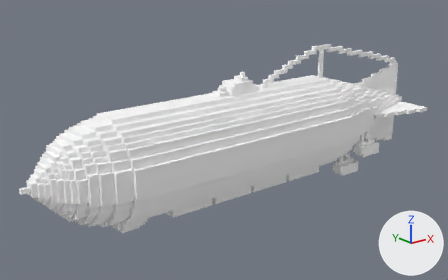
One commit to the OBJ model Assets/Models/Enemies/dreadnought_wo_movables.obj: the scene before it, then after it.
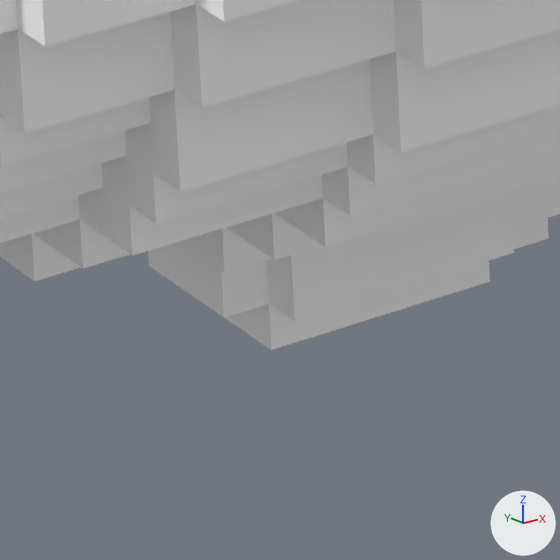
Each version is shown whole from a camera (50 mm lens) standing at (-104.5, -118.8, 64.7) and looking at (-6.4, 3.8, 15.6), then close up on the part from 22% to 33% of the width and 73% to 90% of the height. The axes (+X, +Y, +Z) are drawn at lower right. The lights are the same throughout. Where no turn or scale is listed for an object, it has been applied to the vertices. Vertices at the same position are counted once.

Before the edit, the objects in view are built like this:
```python
me_dreadnought_wo_movables = bpy.data.meshes.new('dreadnought_wo_movables')
me_dreadnought_wo_movables.from_pydata(...)  # 3870 vertices, 7764 faces; spans x -63.0..63.0, y -12.5..12.5, z 0.0..38.0
me_dreadnought_wo_movables.materials.append(mat_palette)  # its picture is missing
ob_dreadnought_wo_movables = bpy.data.objects.new('dreadnought_wo_movables', me_dreadnought_wo_movables)
ob_dreadnought_wo_movables.location = (0.0, 0.0, 0.0)
```
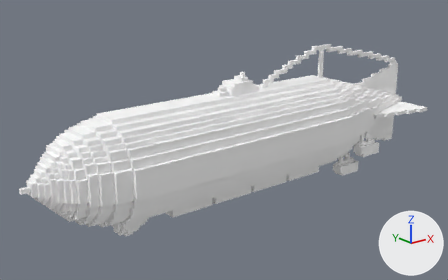
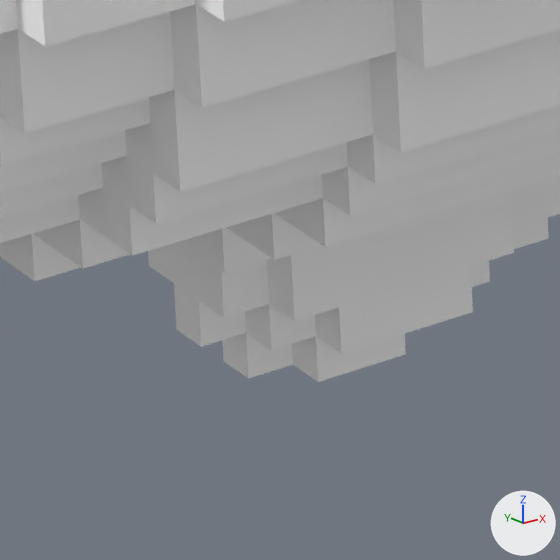
The newer file is also turned or shifted as a whole; pictures and numbers use the older file's frame.

Boxes (x1, y1, x2, y2) around the edits, measured in the close-ups (560 x 560 px):
'dreadnought_wo_movables', reshaped
    before: (0, 0, 560, 350)
    after: (0, 0, 560, 382)
part 1 of me_dreadnought_wo_movables, added
    after: (148, 191, 514, 382)

Patch to the scene script:
```diff
--- a/Assets/Models/Enemies/dreadnought_wo_movables.obj.py
+++ b/Assets/Models/Enemies/dreadnought_wo_movables.obj.py
@@ me_dreadnought_wo_movables @@
 # used by ob_dreadnought_wo_movables; location = (0.0, 0.0, 0.0)
-me_dreadnought_wo_movables.from_pydata(...)  # 3870 vertices, 7764 faces; spans x -63.0..63.0, y -12.5..12.5, z 0.0..38.0
+me_dreadnought_wo_movables.from_pydata(...)  # 3912 vertices, 7848 faces; spans x -63.0..63.0, y -12.5..12.5, z 0.0..38.0
+# me_dreadnought_wo_movables part 1: 42 vertices added at x -42.0..-36.0, y -2.5..2.5, z 0.0..2.0
 me_dreadnought_wo_movables.materials.append(mat_palette)
```
